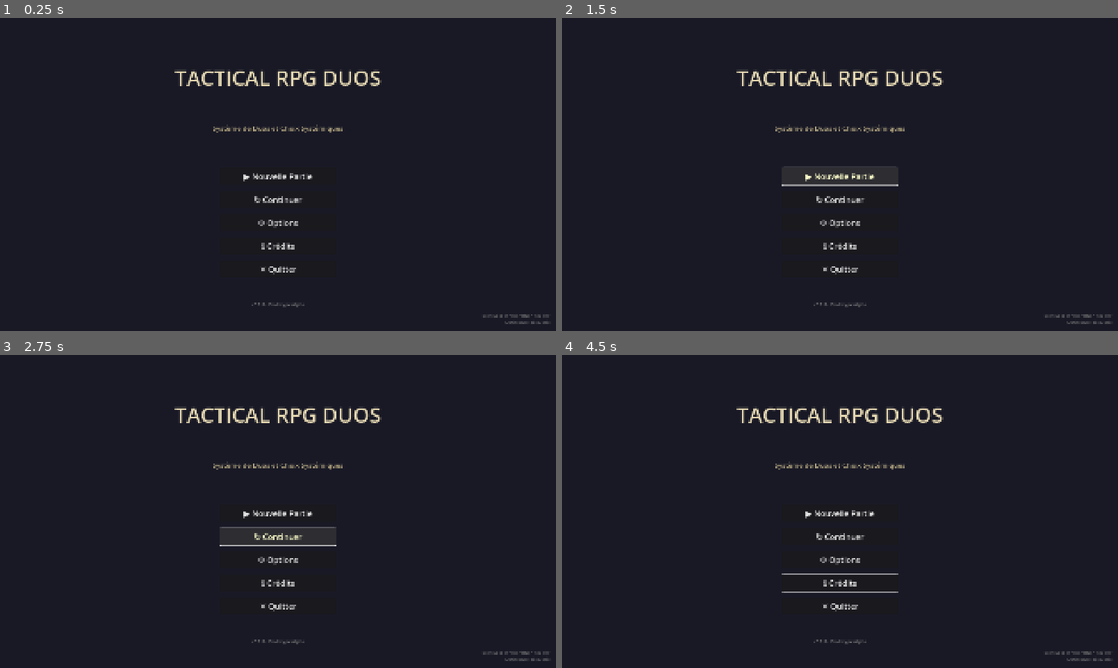
Above: before the commit, frames 1-4 (two rows, left to right).
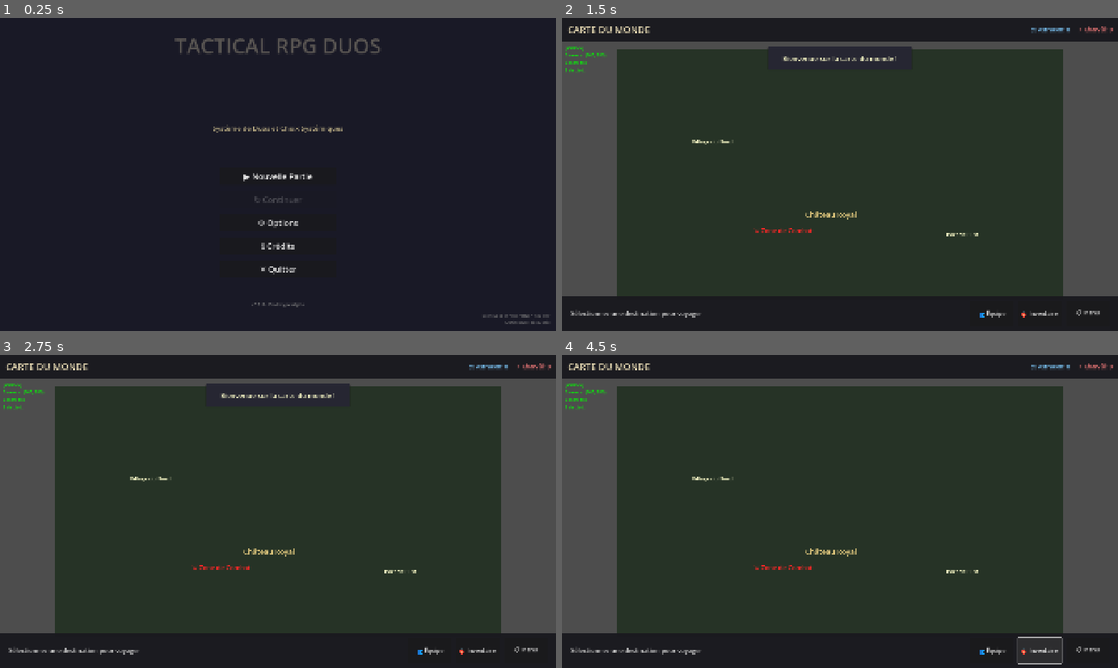
Above: after the commit, the same moments.

Repository: akrib/Duos
Game: Godot game, scene res://scenes/menu/main_menu.tscn
The game is run twice, just before and just after one commit, with the same random seed, the same clock (stepped at 60 frames per second) and the same inputs.
Inputs (mouse positions are in pixels of both pictures, inside the frame that each line leads up to):
- Up to frame 1 (0.25 s): no input
- Up to frame 2 (1.5 s): click "▶ Nouvelle Partie" at 0.5 s; click "▶ Nouvelle Partie" at 1.25 s
- Up to frame 3 (2.75 s): click (278, 536) at 2 s, where only the run before the commit has a clickable "↻ Continuer"
- Up to frame 4 (4.5 s): click "ℹ Crédits" at 2.75 s; click (990, 649) at 3.5 s, where only the run after the commit has a clickable "👥 Équipe"; click (1040, 649) at 4.25 s, where only the run after the commit has a clickable "🎒 Inventaire"

The runs differ from the first frame. In frame 1, 1.6% of the frame differs, in the area x 31-69%, y 6-60%; in frame 2, 79%; in frame 3, 79%; in frame 4, 82%, in the area x 0-100%, y 2-99%.
Error before the commit: Parse Error: Class "EventBus" hides an autoload singleton. (res://scripts/core/event_bus.gd:5)

Commit message:
Signed-off-by: BERTHAUD Sylvain <HJDH2226@ad-subs.w2k.francetelecom.fr>

Diff:
--- /dev/null
+++ b/icon.svg
@@ -0,0 +1 @@
+<svg xmlns="http://www.w3.org/2000/svg" width="128" height="128"><rect width="124" height="124" x="2" y="2" fill="#363d52" stroke="#212532" stroke-width="4" rx="14"/><g fill="#fff" transform="translate(12.322 12.322)scale(.101)"><path d="M105 673v33q407 354 814 0v-33z"/><path fill="#478cbf" d="m105 673 152 14q12 1 15 14l4 67 132 10 8-61q2-11 15-15h162q13 4 15 15l8 61 132-10 4-67q3-13 15-14l152-14V427q30-39 56-81-35-59-83-108-43 20-82 47-40-37-88-64 7-51 8-102-59-28-123-42-26 43-46 89-49-7-98 0-20-46-46-89-64 14-123 42 1 51 8 102-48 27-88 64-39-27-82-47-48 49-83 108 26 42 56 81zm0 33v39c0 276 813 276 814 0v-39l-134 12-5 69q-2 10-14 13l-162 11q-12 0-16-11l-10-65H446l-10 65q-4 11-16 11l-162-11q-12-3-14-13l-5-69z"/><path d="M483 600c0 34 58 34 58 0v-86c0-34-58-34-58 0z"/><circle cx="725" cy="526" r="90"/><circle cx="299" cy="526" r="90"/></g><g fill="#414042" transform="translate(12.322 12.322)scale(.101)"><circle cx="307" cy="532" r="60"/><circle cx="717" cy="532" r="60"/></g></svg>
--- a/scripts/core/event_bus.gd
+++ b/scripts/core/event_bus.gd
@@ -2,7 +2,7 @@
 ## EventBus - Hub de communication global découplé
 ## Permet aux scènes de communiquer sans dépendances directes
 
-class_name EventBus
+# class_name EventBus
 
 # ============================================================================
 # SIGNAUX GLOBAUX DU JEU
--- a/scripts/core/scene_loader.gd
+++ b/scripts/core/scene_loader.gd
@@ -119,7 +119,7 @@
 			scene_loading_progress.emit(loading_progress)
 
 		await get_tree().process_frame
-
+	return null
 ## Auto-détection et connexion des signaux
 func _auto_connect_signals(node: Node) -> void:
 	"""Détecte et connecte automatiquement les signaux d'une scène"""
--- a/scripts/core/scene_registry.gd
+++ b/scripts/core/scene_registry.gd
@@ -34,10 +34,10 @@
 # Registre des chemins de scènes
 const SCENE_PATHS: Dictionary = {
 	# Menus
-	SceneID.MAIN_MENU: "res://scenes/menus/main_menu.tscn",
-	SceneID.OPTIONS_MENU: "res://scenes/menus/options_menu.tscn",
-	SceneID.PAUSE_MENU: "res://scenes/menus/pause_menu.tscn",
-	SceneID.SAVE_LOAD_MENU: "res://scenes/menus/save_load_menu.tscn",
+	SceneID.MAIN_MENU: "res://scenes/menu/main_menu.tscn",
+	SceneID.OPTIONS_MENU: "res://scenes/menu/options_menu.tscn",
+	SceneID.PAUSE_MENU: "res://scenes/menu/pause_menu.tscn",
+	SceneID.SAVE_LOAD_MENU: "res://scenes/menu/save_load_menu.tscn",
 
 	# Monde
 	SceneID.WORLD_MAP: "res://scenes/world/world_map.tscn",
Not shown, added: .gitattributes
Not shown, added: .gitignore
